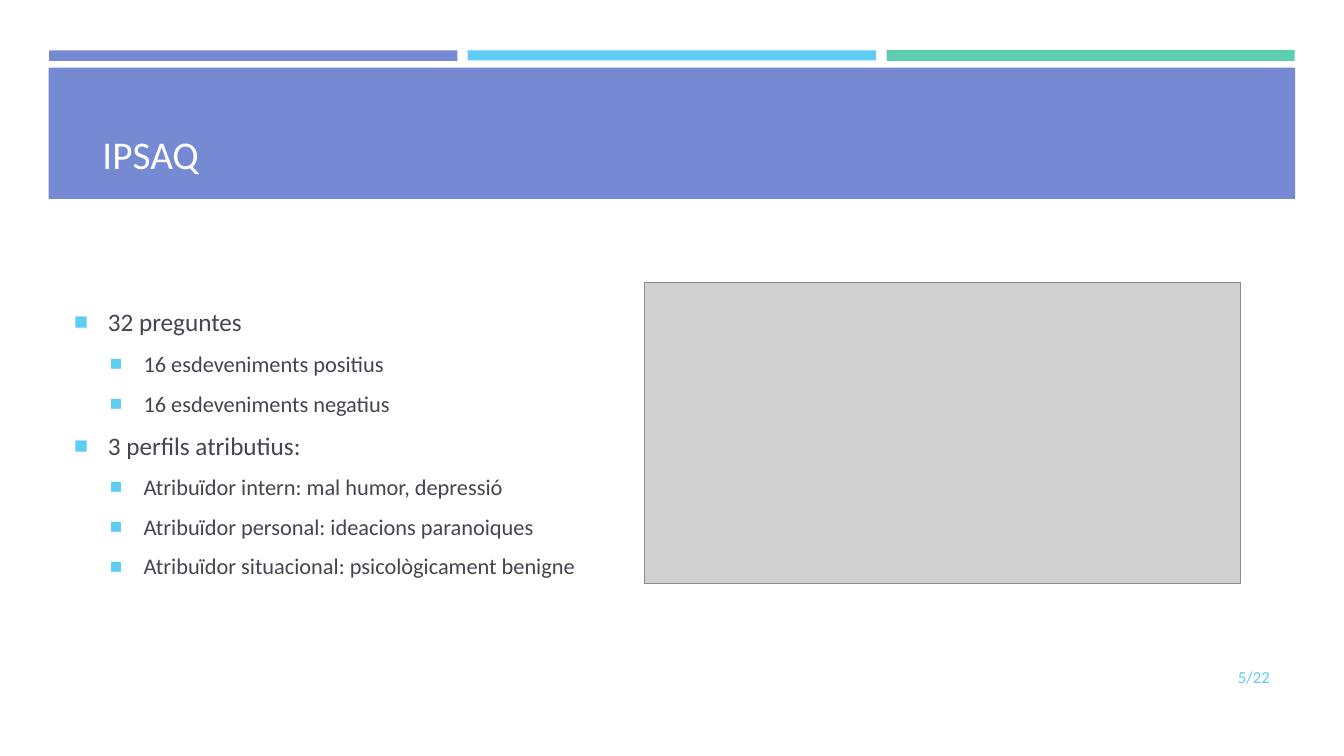
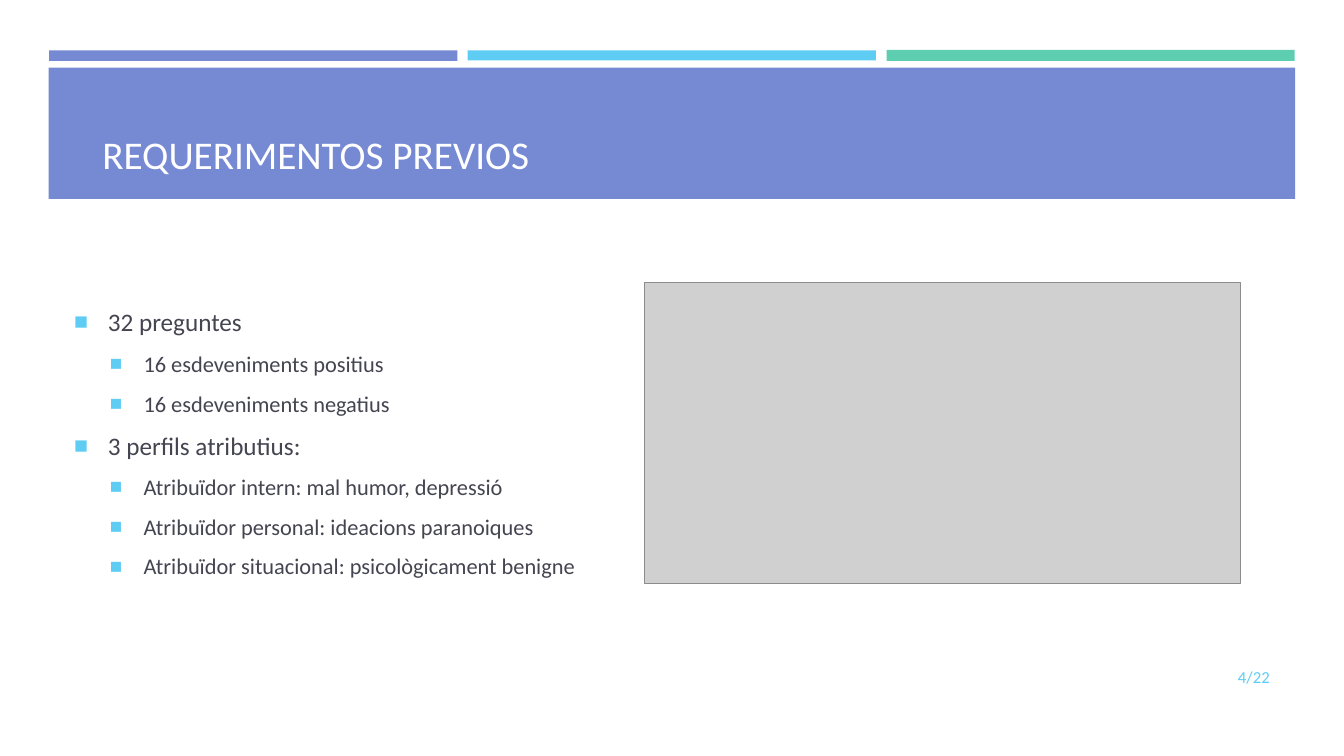
Before and after one commit to mdlunag/tfg, a slide deck: slide 4 of tfg_presentacio.pptx (slide 5 before the commit). Drawn at 1344x756 pixels with LibreOffice and Linux fonts; fonts in the diff are those of the drawing; grey boxes stand for pictures; background and template pictures are left out. Boxes give left, top, right and bottom in pixels: in the first picture for what was removed or moved away, otherwise in the second. Text is boxed around its words. In the diff, an @@ line names an element or a change of style, - is before the commit and + after.

```diff
--- a/tfg_presentacio.pptx
+++ b/tfg_presentacio.pptx
@@ title at [102, 143, 529, 174]: text changed @@
-IPSAQ
+REQUERIMENTOS PREVIOS
@@ page number at [1238, 671, 1270, 684]: text changed @@
-5/22
+4/22
```
Also in this commit, not shown: 6 other slides changed, 1 slide removed.
